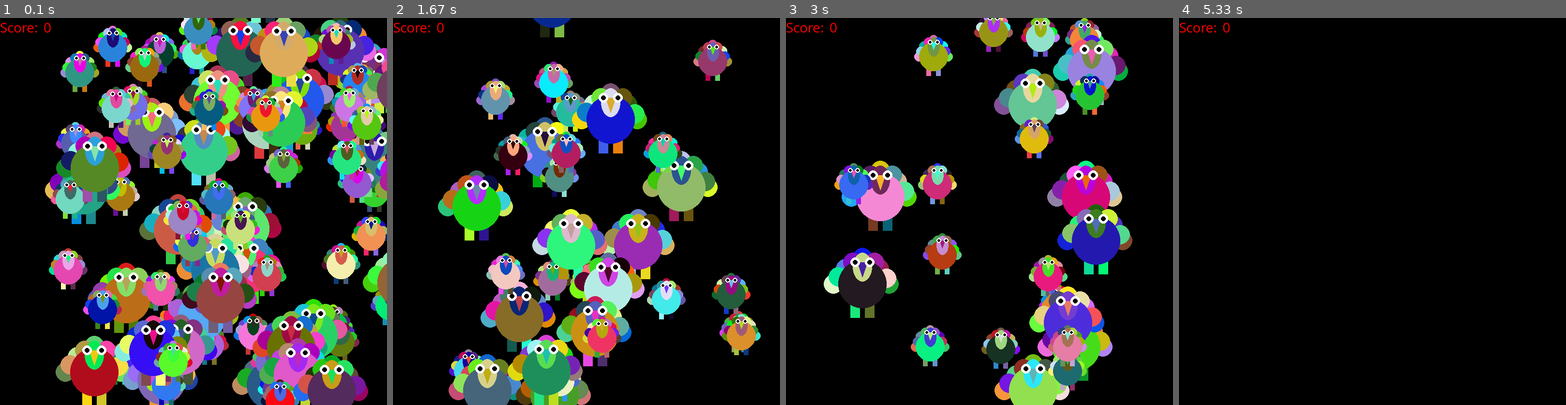
Above: before the commit, frames 1-4 (left to right).
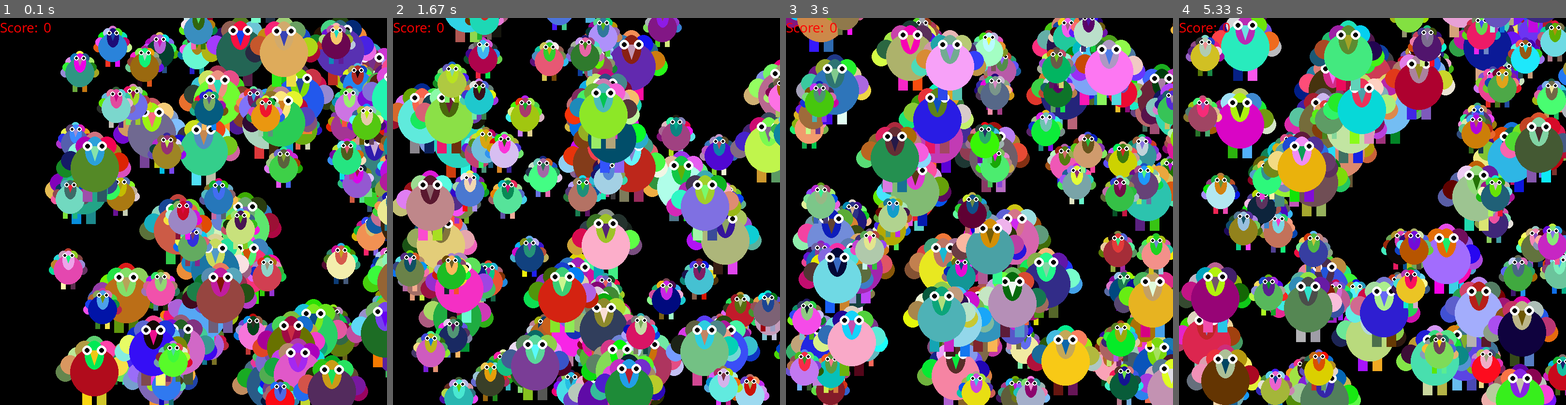
Above: after the commit, the same moments.

Repository: Cryingabriel/python-code
Game: pygame game, started from 11-14-15 turkey stack class.py
Same seed, same stepped clock (60 frames per second), same inputs: the game is played once before the commit and once after it.
Inputs (mouse positions are in pixels of both pictures, inside the frame that each line leads up to):
- Up to frame 1 (0.1 s): no input
- Up to frame 2 (1.67 s): click (625, 296) at 0.88 s; click (632, 246) at 1.22 s; click (493, 134) at 1.55 s
- Up to frame 3 (3 s): click (1126, 358) at 1.88 s; click (1056, 180) at 2.22 s; click (832, 126) at 2.55 s
- Up to frame 4 (5.33 s): no input

The runs differ from the first frame. In frame 1, 2.4% of the frame differs, in the area x 89-100%, y 12-93%; in frame 2, 69%; in frame 3, 74%, in the area x 0-100%, y 0-100%; in frame 4, 63%.

Commit message:
Update 11-14-15 turkey stack class.py

Diff:
--- a/11-14-15 turkey stack class.py
+++ b/11-14-15 turkey stack class.py
@@ -98,6 +98,11 @@
                 self.pos.y = -100
             self.pos.x += self.xv
 
+            if self.pos.x >=800:
+                self.xv *= -1
+            elif self.pos.x <=0:
+                self.xv *= -1
+
     def collision(self):
         if self.num == 0:
             if math.sqrt((mousepos[0]-self.pos.x-35)**2 + (mousepos[1]-self.pos.y)**2)<self.radius1:
@@ -116,11 +121,6 @@
                 else:
                     self.clicked1 = False
 
-        if self.alive == True:
-            if self.pos.x >=800:
-                self.xv *= -1
-            elif self.pos.x <=0:
-                self.xv *= -1
 
         if self.alive == False:
             self.pos.x = rr(0,800)
